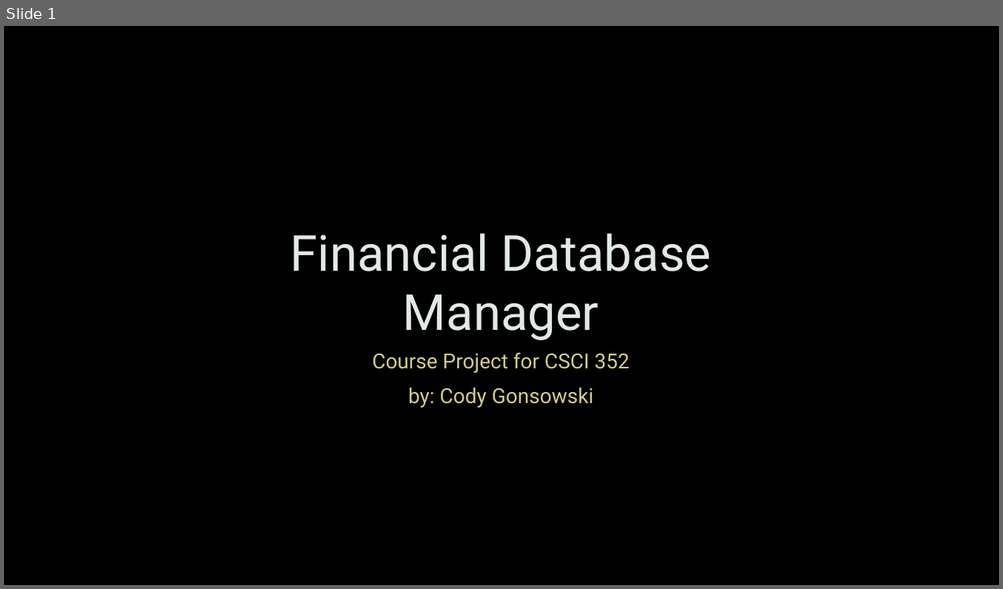
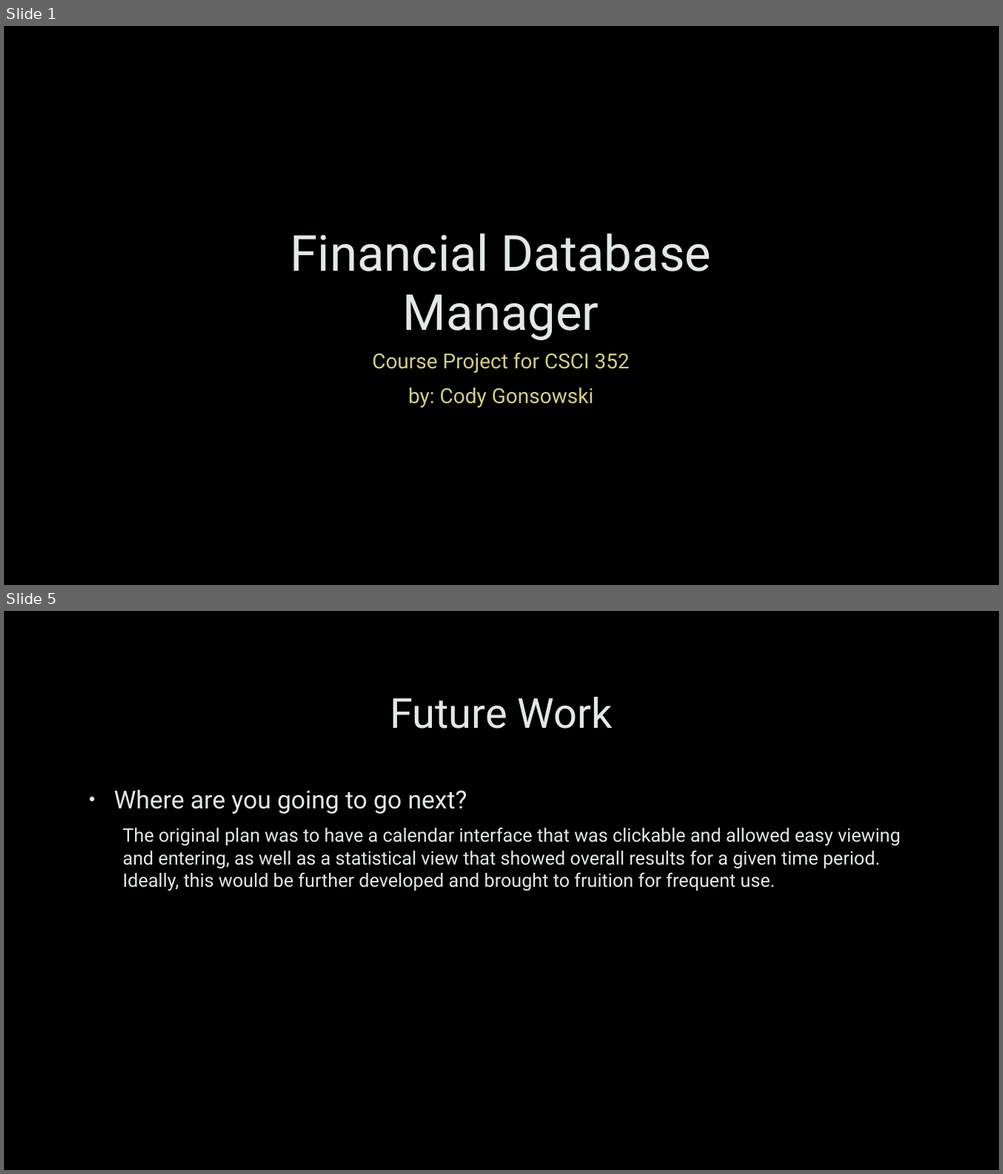
Before and after one commit to jondgons/Financial-Database-Manager, a slide deck: Documentation/Financial Database Manager.pptx. Shown one above the other, each under a label of ours: slide 1 before the commit, slides 1 and 5 after it; the slides between them are not shown. The pictures are 1003x589 and 1003x1174 pixels, drawn with LibreOffice and Linux fonts; fonts in the diff are those of the drawing; background and template pictures are left out. Boxes give left, top, right and bottom in pixels: in the first picture for what was removed or moved away, otherwise in the second. Text is boxed around its words. In the diff, an @@ line names an element or a change of style, - is before the commit and + after.

```diff
--- a/Documentation/Financial Database Manager.pptx
+++ b/Documentation/Financial Database Manager.pptx
@@ slide 5 added at <box>4,611,999,1170</box>, background picture (left out) @@
@@ title added at <box>390,697,612,729</box>, 40 pt, text #E2E8E8 @@
+Future Work
@@ text added at <box>114,789,900,891</box>, 18 pt, text #E2E8E8 @@
+• Where are you going to go next?
+  The original plan was to have a calendar interface that was clickable and allowed easy viewing and entering, as well as a statistical view that showed overall results for a given time period. Ideally, this would be further developed and brought to fruition for frequent use.
```
Also in this commit, not shown: 1 slide changed, 3 other slides added, 12 other files.
